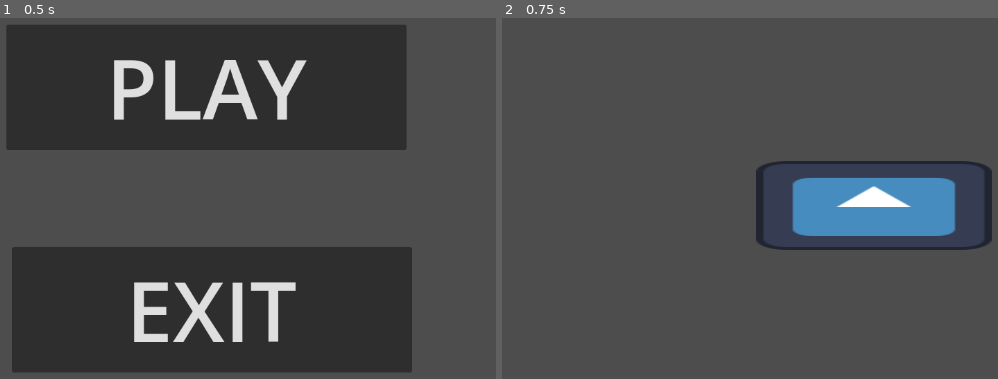
Above: before the commit, frames 1-2 (left to right).
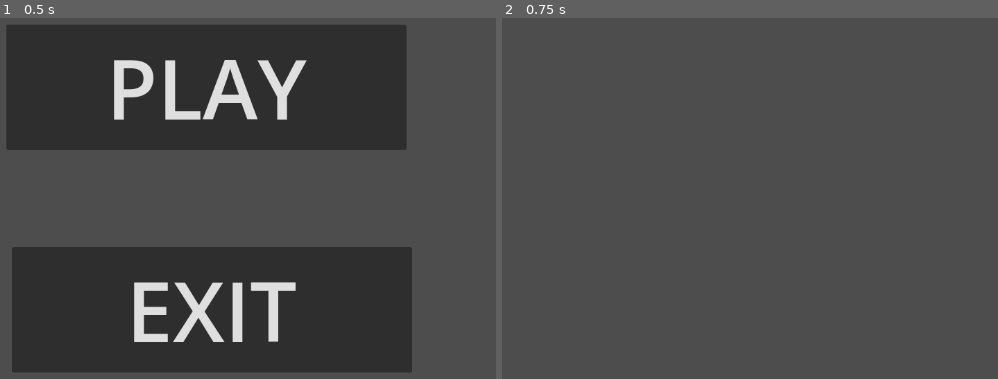
Above: after the commit, the same moments.

Repository: NinjaLD/stickySituation
Game: Godot game, scene res://scenes/startMenu.tscn
Two runs of this game, one before a commit and one after it. Both use one fixed random seed, a clock stepped at 60 frames per second and the inputs below. The engine's default icon, where the game draws it, is replaced by a stand-in: a white triangle on a blue panel in a dark square.
Inputs:
- Up to frame 1 (0.5 s): no input
- Up to frame 2 (0.75 s): click "PLAY" at 0.5 s

Frame 1 is identical in both runs. In frame 2, 6.8% of the frame differs, in the area x 51-99%, y 39-65%.

Commit message:
Added tilemap & tileset to be able to start working on level

Diff:
--- a/sticky-situation/scenes/game.tscn
+++ b/sticky-situation/scenes/game.tscn
@@ -1,12 +1,132 @@
 [gd_scene format=3 uid="uid://cmlc7ylnqguat"]
 
-[ext_resource type="Texture2D" uid="uid://ogyw4h0qerbi" path="res://assets/icon.svg" id="1_uwrxv"]
+[ext_resource type="Texture2D" uid="uid://lplx0ikv6rna" path="res://assets/sprites/world_tileset.png" id="1_uwrxv"]
+
+[sub_resource type="TileSetAtlasSource" id="TileSetAtlasSource_yqjtg"]
+texture = ExtResource("1_uwrxv")
+0:0/0 = 0
+1:0/0 = 0
+2:0/0 = 0
+3:0/0 = 0
+4:0/0 = 0
+5:0/0 = 0
+6:0/0 = 0
+7:0/0 = 0
+8:0/0 = 0
+9:0/0 = 0
+10:0/0 = 0
+11:0/0 = 0
+0:1/0 = 0
+1:1/0 = 0
+2:1/0 = 0
+3:1/0 = 0
+4:1/0 = 0
+5:1/0 = 0
+6:1/0 = 0
+7:1/0 = 0
+8:1/0 = 0
+9:1/0 = 0
+10:1/0 = 0
+11:1/0 = 0
+0:2/0 = 0
+1:2/0 = 0
+2:2/0 = 0
+3:2/0 = 0
+4:2/0 = 0
+5:2/0 = 0
+6:2/0 = 0
+7:2/0 = 0
+8:2/0 = 0
+9:2/0 = 0
+10:2/0 = 0
+11:2/0 = 0
+1:3/0 = 0
+2:3/0 = 0
+7:3/0 = 0
+8:3/0 = 0
+9:3/0 = 0
+1:4/0 = 0
+7:4/0 = 0
+8:4/0 = 0
+9:4/0 = 0
+1:5/0 = 0
+7:5/0 = 0
+8:5/0 = 0
+1:6/0 = 0
+5:6/0 = 0
+6:6/0 = 0
+7:6/0 = 0
+8:6/0 = 0
+0:7/0 = 0
+1:7/0 = 0
+5:7/0 = 0
+6:7/0 = 0
+7:7/0 = 0
+8:7/0 = 0
+0:8/0 = 0
+1:8/0 = 0
+2:8/0 = 0
+4:8/0 = 0
+5:8/0 = 0
+6:8/0 = 0
+7:8/0 = 0
+8:8/0 = 0
+0:9/0 = 0
+1:9/0 = 0
+2:9/0 = 0
+3:9/0 = 0
+4:9/0 = 0
+5:9/0 = 0
+6:9/0 = 0
+7:9/0 = 0
+0:10/0 = 0
+1:10/0 = 0
+2:10/0 = 0
+3:10/0 = 0
+4:10/0 = 0
+6:10/0 = 0
+0:11/0 = 0
+1:11/0 = 0
+2:11/0 = 0
+3:11/0 = 0
+4:11/0 = 0
+5:11/0 = 0
+0:12/0 = 0
+1:12/0 = 0
+2:12/0 = 0
+3:12/0 = 0
+4:12/0 = 0
+0:13/0 = 0
+1:13/0 = 0
+2:13/0 = 0
+3:13/0 = 0
+4:13/0 = 0
+5:13/0 = 0
+0:14/0 = 0
+1:14/0 = 0
+2:14/0 = 0
+3:14/0 = 0
+4:14/0 = 0
+0:15/0 = 0
+1:15/0 = 0
+2:15/0 = 0
+3:15/0 = 0
+2:4/size_in_atlas = Vector2i(3, 3)
+2:4/0 = 0
+3:7/size_in_atlas = Vector2i(1, 2)
+3:7/0 = 0
+0:3/size_in_atlas = Vector2i(1, 3)
+0:3/0 = 0
+5:3/size_in_atlas = Vector2i(2, 3)
+5:3/0 = 0
+
+[sub_resource type="TileSet" id="TileSet_lnu2h"]
+sources/3 = SubResource("TileSetAtlasSource_yqjtg")
 
 [node name="Game" type="Node2D" unique_id=519499833]
 
 [node name="Camera2D" type="Camera2D" parent="." unique_id=961089315]
 
-[node name="Sprite2D" type="Sprite2D" parent="Camera2D" unique_id=378430023]
-position = Vector2(1.9999962, 0)
-scale = Vector2(2.65625, 1)
-texture = ExtResource("1_uwrxv")
+[node name="TileMap" type="TileMap" parent="." unique_id=287009948]
+tile_set = SubResource("TileSet_lnu2h")
+format = 2
